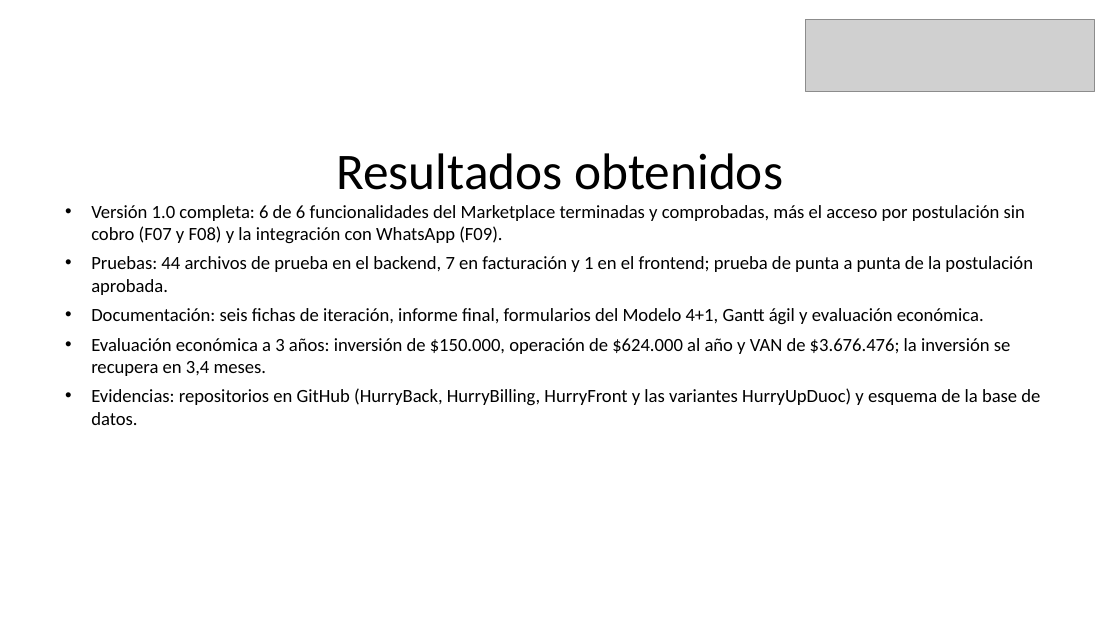
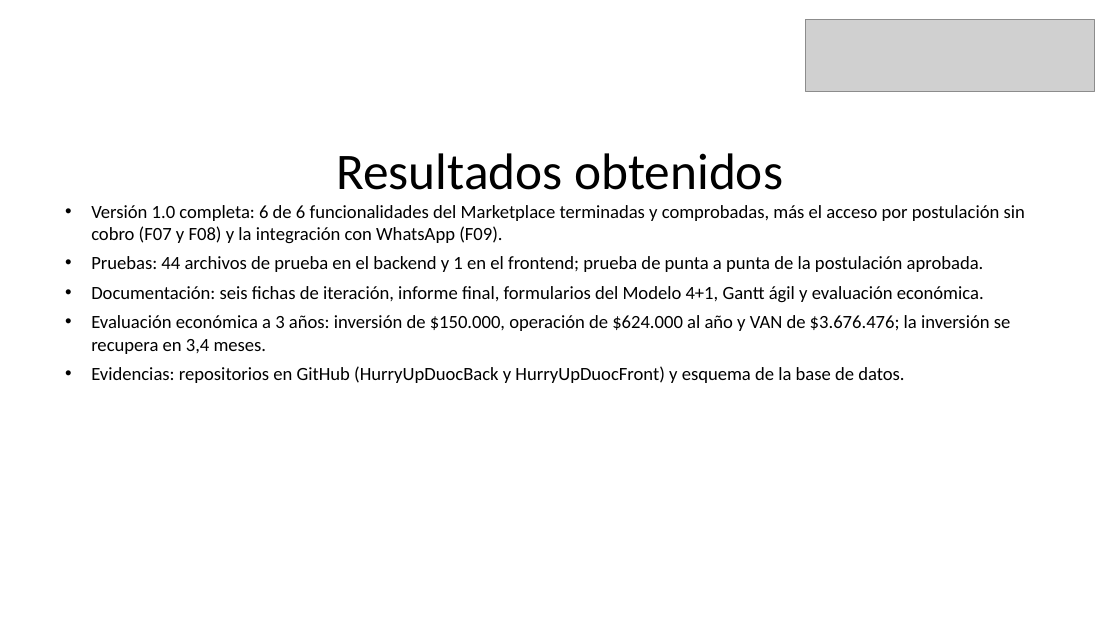
Before and after one commit to Vichobustosss/2026_2_BUSTOS-HEREDIA_CASPTONE_002D_GRUPO_006, a slide deck: slide 12 of Fase 2/Evidencias Proyecto/Presentación Proyecto.pptx. Drawn at 1120x630 pixels with LibreOffice and Linux fonts; fonts in the diff are those of the drawing; grey boxes stand for pictures. Boxes give left, top, right and bottom in pixels: in the first picture for what was removed or moved away, otherwise in the second. Text is boxed around its words. In the diff, an @@ line names an element or a change of style, - is before the commit and + after.

```diff
--- a/Fase 2/Evidencias Proyecto/Presentación Proyecto.pptx
+++ b/Fase 2/Evidencias Proyecto/Presentación Proyecto.pptx
@@ text at [91, 256, 984, 272]: text changed @@
-• Pruebas: 44 archivos de prueba en el backend, 7 en facturación y 1 en el frontend; prueba de punta a punta de la postulación aprobada.
+• Pruebas: 44 archivos de prueba en el backend y 1 en el frontend; prueba de punta a punta de la postulación aprobada.
@@ text at [91, 366, 904, 383]: text changed @@
-• Evidencias: repositorios en GitHub (HurryBack, HurryBilling, HurryFront y las variantes HurryUpDuoc) y esquema de la base de datos.
+• Evidencias: repositorios en GitHub (HurryUpDuocBack y HurryUpDuocFront) y esquema de la base de datos.
```
Also in this commit, not shown: 2 other slides changed, 18 other files.
